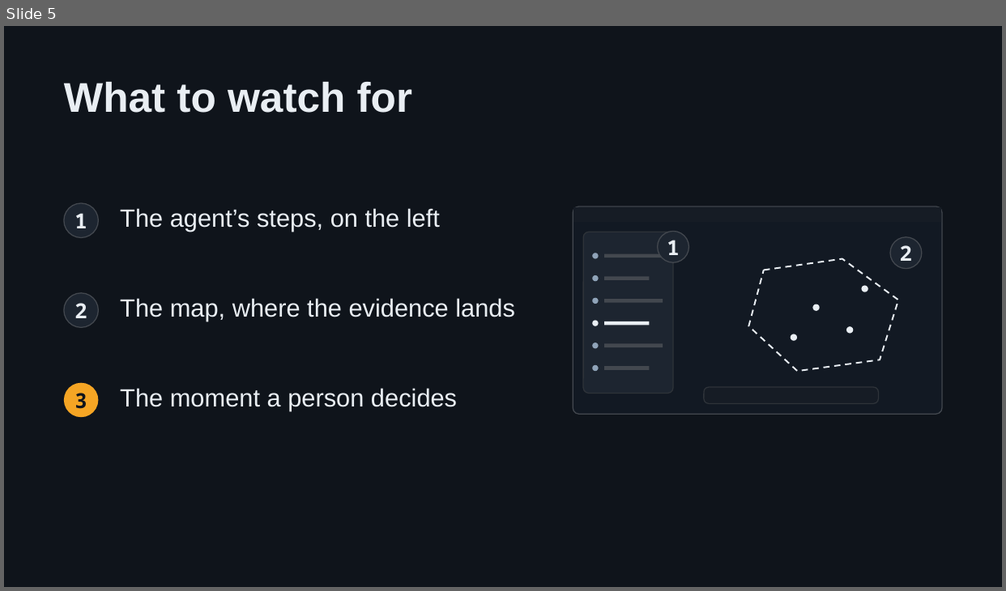
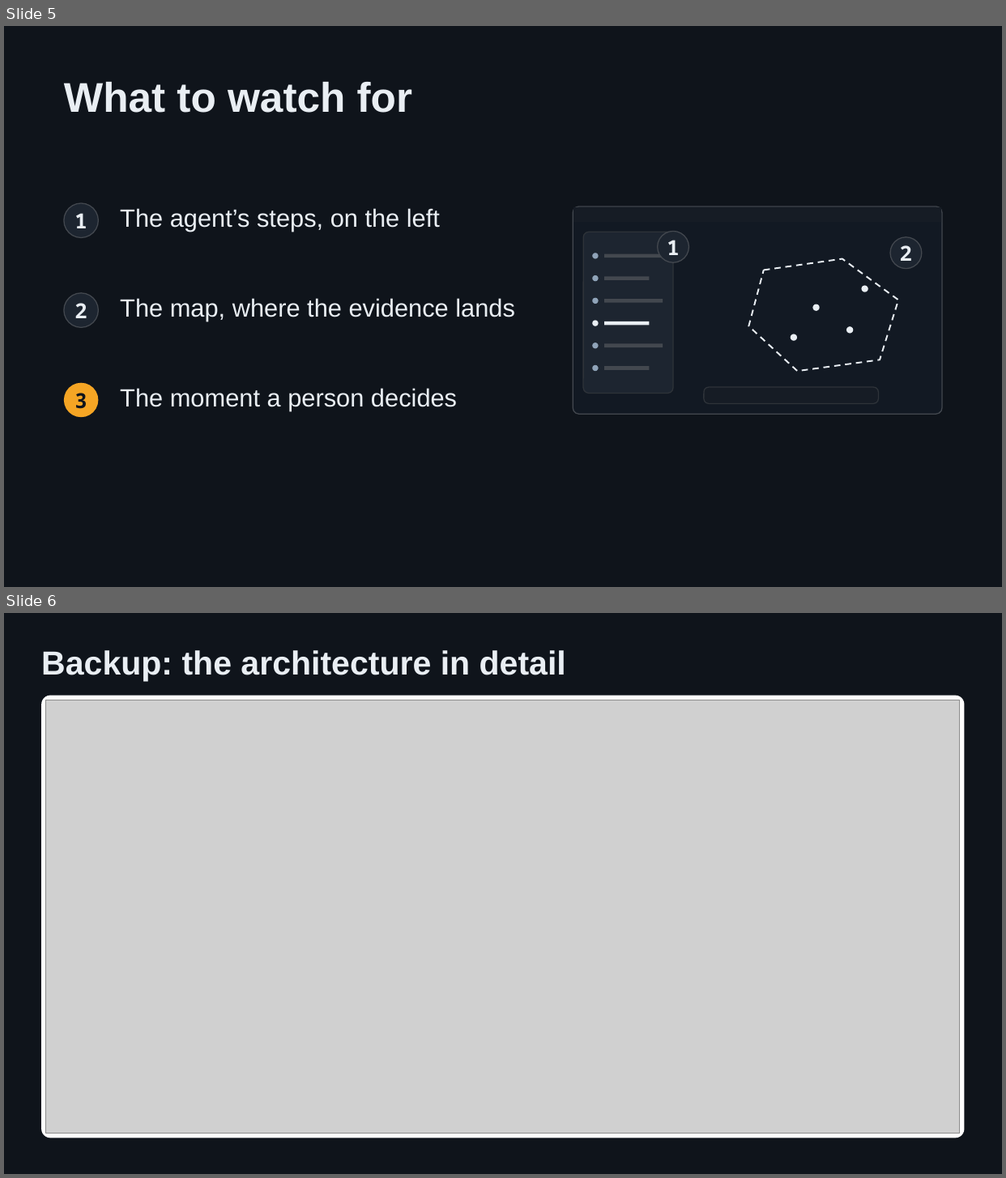
Before and after one commit to tatornator12/sample-geospatial-agent-on-aws, a slide deck: docs/demo/agentic-ai-for-earth-intro.pptx. Shown one above the other, each under a label of ours: slide 5 before the commit, slides 5 and 6 after it. The pictures are 1006x591 and 1006x1178 pixels, drawn with LibreOffice and Linux fonts; fonts in the diff are those of the drawing; grey boxes stand for pictures. Boxes give left, top, right and bottom in pixels: in the first picture for what was removed or moved away, otherwise in the second. Text is boxed around its words. In the diff, an @@ line names an element or a change of style, - is before the commit and + after.

```diff
--- a/docs/demo/agentic-ai-for-earth-intro.pptx
+++ b/docs/demo/agentic-ai-for-earth-intro.pptx
@@ slide 6 added at [4, 613, 1002, 1174], background #0F141B @@
@@ title added at [41, 650, 566, 681], 32 pt, text #E9EEF3, bold @@
+Backup: the architecture in detail
@@ rounded rectangle added at [41, 696, 965, 1139], fill #FFFFFF @@
@@ picture added at [46, 700, 960, 1134] @@
```
Also in this commit, not shown: 1 slide changed, 1 other slide added, 1 slide removed, 9 other files.
